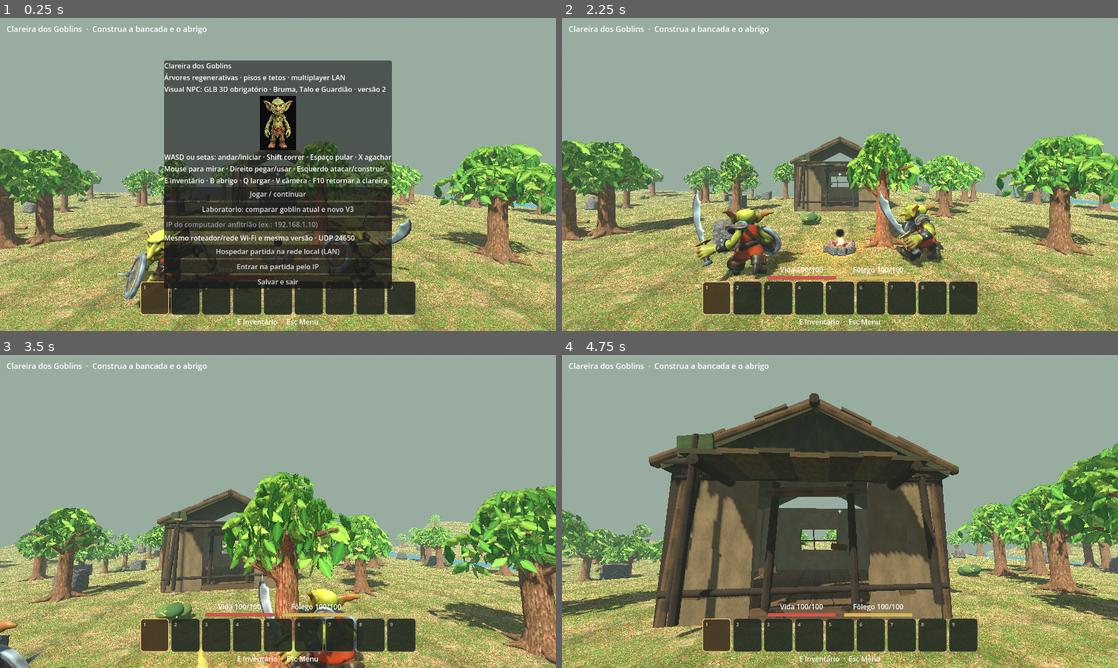
Above: before the commit, frames 1-4 (two rows, left to right).
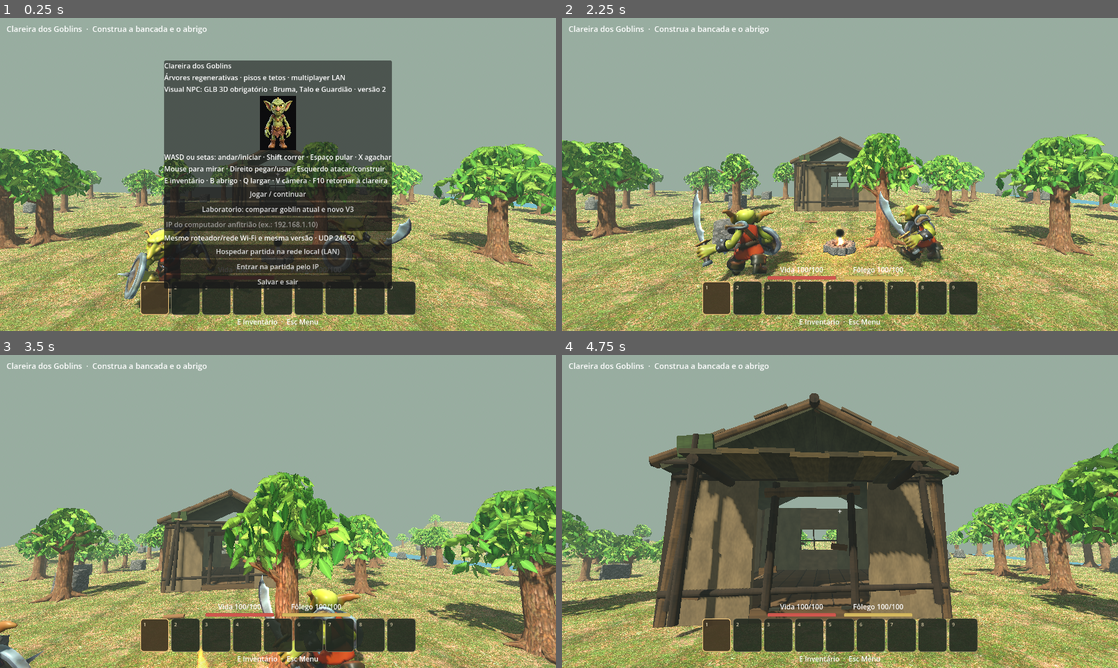
Above: after the commit, the same moments.

Repository: clebertressi88/clareira-dos-goblins
Game: Godot game, scene res://main.tscn
The game is run twice, just before and just after one commit, with the same random seed, the same clock (stepped at 60 frames per second) and the same inputs.
Inputs (mouse positions are in pixels of both pictures, inside the frame that each line leads up to):
- Up to frame 1 (0.25 s): no input
- Up to frame 2 (2.25 s): click "Laboratorio: comparar goblin …" at 0.5 s; click "Voltar ao jogo (ESC)" at 1.25 s; click "Jogar / continuar" at 2 s
- Up to frame 3 (3.5 s): tap Enter at 2.75 s; move the mouse to (305, 511) at 2.77 s; hold W (goblin_frente) from 2.78 s (still down); tap F at 2.85 s; click (305, 511) at 2.92 s; tap Space at 3.02, 3.32 s
- Up to frame 4 (4.75 s): keep holding W (goblin_frente); move the mouse to (812, 511) at 3.52 s; tap Enter at 3.6 s; click (812, 511) at 3.67 s; tap Space at 3.77, 4.07 s; tap F at 3.8, 4.55 s; move the mouse to (851, 505) at 4.27 s; tap Keypad Enter at 4.35 s; click (851, 505) at 4.42 s

The runs differ from the first frame. In frame 1, less than 0.1% of the frame differs, in the area x 13-88%, y 54-69%; in frame 2, 0.2%; in frame 3, 0.4%, in the area x 6-82%, y 52-86%; in frame 4, 0.1%.

Commit message:
Move vines to adult tree canopies with timed harvesting and synced world state

Diff:
--- a/Projeto-Godot/main.gd
+++ b/Projeto-Godot/main.gd
@@ -6,6 +6,8 @@
 const TERRAIN := preload("res://landscape_terrain.gd")
 const TREE_BUD_DELAY := 120.0
 const TREE_GROW_SECONDS := 720.0
+const VINE_INTERVAL_SECONDS := 1200.0 # Uma vinha a cada 20 min, apenas em arvores adultas.
+var tree_vines: Dictionary = {} # id -> {count, next}; persistido/sincronizado pelo anfitriao.
 var tree_regrowth: Dictionary = {} # id -> horario real do corte (segundos Unix)
 var cleared_stumps: Dictionary = {} # locais de tocos desenterrados, persistente
 var tree_regrowth_clock := 0.0
@@ -610,7 +612,7 @@
 		var z := key.y*CHUNK+rng.randf_range(1,15)
 		if Vector2(x,z).length()<5 or Vector2(x-STARTER_CABIN_CENTER.x,z-STARTER_CABIN_CENTER.y).length()<5.8 or TERRAIN.is_river(x,z):
 			continue
-		var kind := "tree" if i<6 else "stone" if i<9 else "stick" if i<12 else "rabbit" if i==12 else "vine_bush"
+		var kind := "tree" if i<6 else "stone" if i<9 else "stick" if i<12 else "rabbit" if i==12 else "stick"
 		var id := "%s:%s:%s" % [key.x,key.y,i]
 		if kind=="tree" and cleared_stumps.has(id):
 			continue
@@ -875,6 +877,9 @@
 			# Copas detalhadas, galhos e variacao deterministica por ID.
 			# O tronco continua sendo a unica colisao da arvore.
 			preload("res://forest_tree_visual.gd").decorate(growth,materials["tree_bark"],id)
+			var hanging_vines := Node3D.new()
+			hanging_vines.name = "Vinhas"
+			growth.add_child(hanging_vines)
 			var stump := Node3D.new()
 			stump.name = "Toco"
 			visual.add_child(stump)
@@ -1658,6 +1663,7 @@
 		stump.visible = false
 		stump_trunk.visible = false
 		growth.visible = true
+		update_tree_vines(tree)
 		growth.position = Vector3.ZERO
 		growth.scale = Vector3.ONE
 		sprout.position = Vector3.ZERO
@@ -1717,6 +1723,138 @@
 	shape.size = Vector3(.43,height,.43)
 	collision.position.y = height*.5
 
+# As vinhas sao objetos fisicos individuais e colhiveis, presos ao Crescimento.
+# Posicoes por ID garantem a mesma copa e os mesmos modelos no multiplayer.
+func update_tree_vines(tree: Node3D) -> void:
+	if not is_instance_valid(tree):
+		return
+	var growth := tree.get_node_or_null("Visual/Crescimento") as Node3D
+	if growth == null:
+		return
+	var holder := growth.get_node_or_null("Vinhas") as Node3D
+	if holder == null:
+		return
+	var id := str(tree.get_meta("id",""))
+	if tree_regrowth.has(id):
+		for child in holder.get_children():
+			child.queue_free()
+		return
+	if not tree_vines.has(id) and net_role!="client":
+		tree_vines[id] = {"count":0,"next":Time.get_unix_time_from_system()+VINE_INTERVAL_SECONDS}
+	var state: Dictionary = tree_vines.get(id,{})
+	var count := int(state.get("count",0))
+	if holder.get_child_count()==count:
+		return
+	for child in holder.get_children():
+		child.free()
+	for i in range(count):
+		var rng := RandomNumberGenerator.new()
+		rng.seed = absi(hash(id+":vinha:"+str(i)))
+		var angle := rng.randf_range(0.0,TAU)
+		var radial := rng.randf_range(0.40,0.78)
+		var vine := StaticBody3D.new()
+		vine.name = "Cipo_%d" % i
+		vine.collision_layer = TARGET
+		vine.collision_mask = 0
+		vine.set_meta("kind","tree_vine")
+		vine.set_meta("tree_id",id)
+		vine.position = Vector3(cos(angle)*radial,rng.randf_range(2.20,2.62),sin(angle)*radial)
+		holder.add_child(vine)
+		preload("res://forest_hanging_vine.gd").build(vine,hash(id+":vinha:"+str(i)))
+		var collision := CollisionShape3D.new()
+		var shape := SphereShape3D.new()
+		shape.radius = 0.35
+		collision.shape = shape
+		collision.position = Vector3(0,-0.52,0)
+		vine.add_child(collision)
+
+func update_mature_tree_vines() -> void:
+	if net_role=="client":
+		return
+	var now := Time.get_unix_time_from_system()
+	for id in objects.keys():
+		var tree: Node3D = objects[id]
+		if not is_instance_valid(tree) or str(tree.get_meta("kind",""))!="tree":
+			continue
+		if not tree_vines.has(id):
+			tree_vines[id] = {"count":0,"next":now+VINE_INTERVAL_SECONDS}
+		var state: Dictionary = tree_vines[id]
+		var maximum := 1 + (absi(hash(id))%2)
+		if int(state.get("count",0))<maximum and now>=float(state.get("next",now+VINE_INTERVAL_SECONDS)):
+			state["count"] = int(state.get("count",0))+1
+			state["next"] = now+VINE_INTERVAL_SECONDS
+			tree_vines[id] = state
+			update_tree_vines(tree)
+			if net_role=="host":
+				net_tree_vines_changed.rpc(id,state)
+			save_game()
+
+func harvest_tree_vine(vine: Node3D) -> void:
+	var id := str(vine.get_meta("tree_id",""))
+	if net_role=="client":
+		if net_world_ready:
+			net_request_harvest_tree_vine.rpc_id(1,id)
+		return
+	if not tree_vines.has(id) or not objects.has(id):
+		return
+	var tree: Node3D = objects[id]
+	if not is_instance_valid(tree) or str(tree.get_meta("kind",""))!="tree":
+		return
+	var state: Dictionary = tree_vines[id]
+	if int(state.get("count",0))<=0:
+		return
+	state["count"] = int(state["count"])-1
+	state["next"] = Time.get_unix_time_from_system()+VINE_INTERVAL_SECONDS
+	tree_vines[id] = state
+	stock[VINE] += 1
+	item_received(VINE)
+	sync_hotbar()
+	update_tree_vines(tree)
+	if net_role=="host":
+		net_tree_vines_changed.rpc(id,state)
+	save_game()
+	notice("Voce colheu um cipo da copa.")
+
+@rpc("any_peer","call_remote","reliable")
+func net_request_harvest_tree_vine(id: String) -> void:
+	if net_role!="host" or not objects.has(id) or not tree_vines.has(id):
+		return
+	var peer := multiplayer.get_remote_sender_id()
+	var avatar: Node3D = remotes.get(peer,null)
+	var tree: Node3D = objects[id]
+	if not is_instance_valid(avatar) or not is_instance_valid(tree):
+		return
+	if avatar.global_position.distance_to(tree.global_position)>4.2:
+		return
+	var state: Dictionary = tree_vines[id]
+	if int(state.get("count",0))<1 or str(tree.get_meta("kind",""))!="tree":
+		return
+	state["count"] = int(state["count"])-1
+	state["next"] = Time.get_unix_time_from_system()+VINE_INTERVAL_SECONDS
+	tree_vines[id] = state
+	update_tree_vines(tree)
+	net_tree_vines_changed.rpc(id,state)
+	# O inventario pertence ao jogador solicitante; entregar so ao cliente.
+	net_tree_vine_reward.rpc_id(peer)
+	save_game()
+
+@rpc("authority","call_remote","reliable")
+func net_tree_vine_reward() -> void:
+	if net_role!="client" or multiplayer.get_remote_sender_id()!=1:
+		return
+	stock[VINE] += 1
+	item_received(VINE)
+	sync_hotbar()
+	notice("Voce colheu um cipo da copa.")
+
+@rpc("authority","call_remote","reliable")
+func net_tree_vines_changed(id: String, state: Dictionary) -> void:
+	if net_role!="client" or multiplayer.get_remote_sender_id()!=1:
+		return
+	tree_vines[id] = state.duplicate(true)
+	if objects.has(id):
+		update_tree_vines(objects[id])
+
 func update_regrowing_trees() -> void:
 	for id: String in tree_regrowth.keys():
 		var tree_age := float(Time.get_unix_time_from_system())-float(tree_regrowth[id])
@@ -1726,6 +1864,7 @@
 			var tree: Node3D = objects[id]
 			if is_instance_valid(tree):
 				update_tree_visual(tree)
+	update_mature_tree_vines()
 
 func timber(tree: Node3D, fell: bool) -> void:
 	var visual := tree.get_node("Visual") as Node3D
@@ -1754,6 +1893,7 @@
 		play_tree_fall_sound(tree.global_position)
 		var id: String = str(tree.get_meta("id",""))
 		tree_regrowth[id] = Time.get_unix_time_from_system()
+		tree_vines.erase(id)
 		tree.set_meta("cuts",0)
 		update_tree_visual(tree)
 		var fall := fall_pivot.create_tween()
@@ -3706,6 +3846,9 @@
 			item = 2
 		if kind=="vine_bush":
 			item = VINE
+		if kind=="tree_vine":
+			harvest_tree_vine(o)
+			return
 		if kind in ["Bruma","Talo"]:
 			speak_to_goblin(o)
 			return
@@ -3852,6 +3995,7 @@
 	removed = data.get("removed",{})
 	cleared_stumps = data.get("cleared_stumps",{})
 	tree_regrowth = data.get("tree_regrowth",{})
+	tree_vines = data.get("tree_vines",{})
 	placed = (data.get("placed",[]) as Array).filter(func(entry): return entry is Dictionary and str(entry.get("kind",""))!="hut")
 	health = int(data.get("health",100))
 	hut = bool(data.get("hut",false))
@@ -3871,7 +4015,7 @@
 	if file:
 		var p := player.position
 		file.store_string(JSON.stringify({"stock":stock,"bar_items":bar_items,"reserve":reserve,"tool_durability":tool_durability,"removed":removed,
-			"placed":placed,"tree_regrowth":tree_regrowth,"cleared_stumps":cleared_stumps,"health":health,"hut":hut,"bench":bench,"won":won,"pos":[p.x,p.y,p.z],
+			"placed":placed,"tree_regrowth":tree_regrowth,"tree_vines":tree_vines,"cleared_stumps":cleared_stumps,"health":health,"hut":hut,"bench":bench,"won":won,"pos":[p.x,p.y,p.z],
 			"backpack_equipped":backpack_equipped,"backpack_slots":serialize_backpack(),"hotbar_manual":hotbar_manual,"inventory_slots":inventory_slots,
 			"sword_equipped":sword_equipped,"shield_equipped":shield_equipped}))
 		file.close()
@@ -4011,6 +4155,7 @@
 		"removed": removed.duplicate(true),
 		"cleared_stumps": cleared_stumps.duplicate(true),
 		"tree_regrowth": tree_regrowth.duplicate(true),
+		"tree_vines": tree_vines.duplicate(true),
 		"hut":hut,"won":won,"bench":bench,
 		"pos":[player.position.x,player.position.y,player.position.z],
 		"entities":net_capture_entities()
@@ -4049,6 +4194,7 @@
 		spawn_starter_cabin()
 	cleared_stumps = (snapshot.get("cleared_stumps",{}) as Dictionary).duplicate(true)
 	tree_regrowth = (snapshot.get("tree_regrowth",{}) as Dictionary).duplicate(true)
+	tree_vines = (snapshot.get("tree_vines",{}) as Dictionary).duplicate(true)
 	hut = bool(snapshot.get("hut",false))
 	won = bool(snapshot.get("won",false))
 	bench = bool(snapshot.get("bench",false))
@@ -4305,6 +4451,7 @@
 		tree.set_meta("fall_from",from_position)
 		timber(tree,true)
 		tree_regrowth[id] = cut_time
+		tree_vines.erase(id)
 		update_tree_visual(tree)
 	else:
 		tree.set_meta("cuts",cuts)
@@ -4341,6 +4488,7 @@
 	if removed_stump:
 		cleared_stumps[id] = true
 		tree_regrowth.erase(id)
+		tree_vines.erase(id)
 		if is_instance_valid(stump):
 			objects.erase(id)
 			stump.collision_layer = 0
